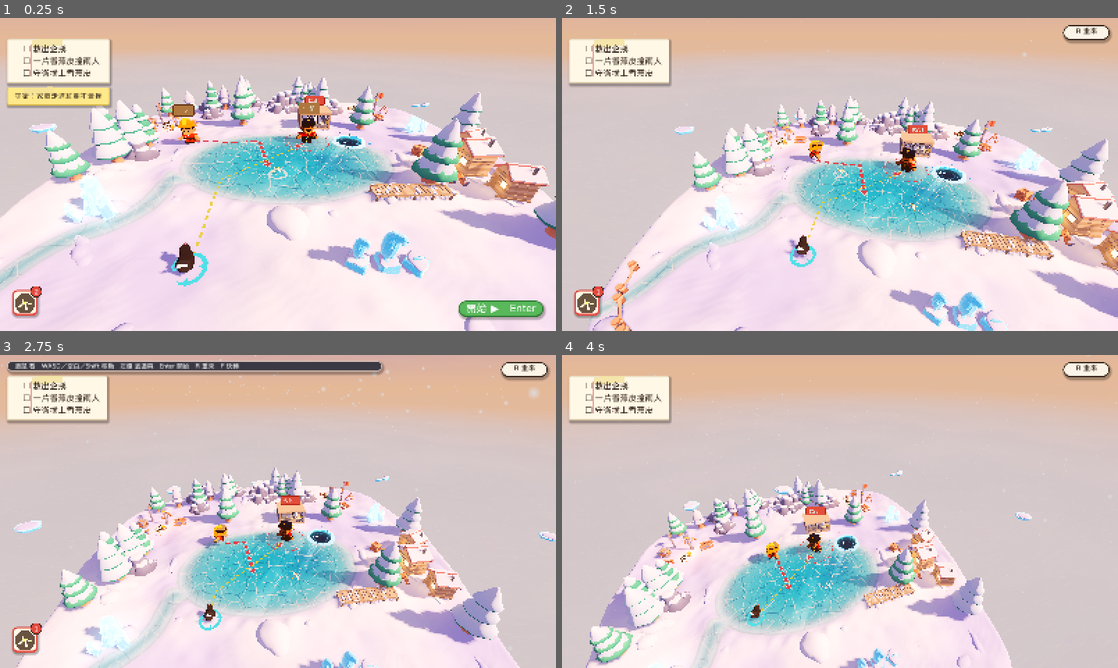
Above: before the commit, frames 1-4 (two rows, left to right).
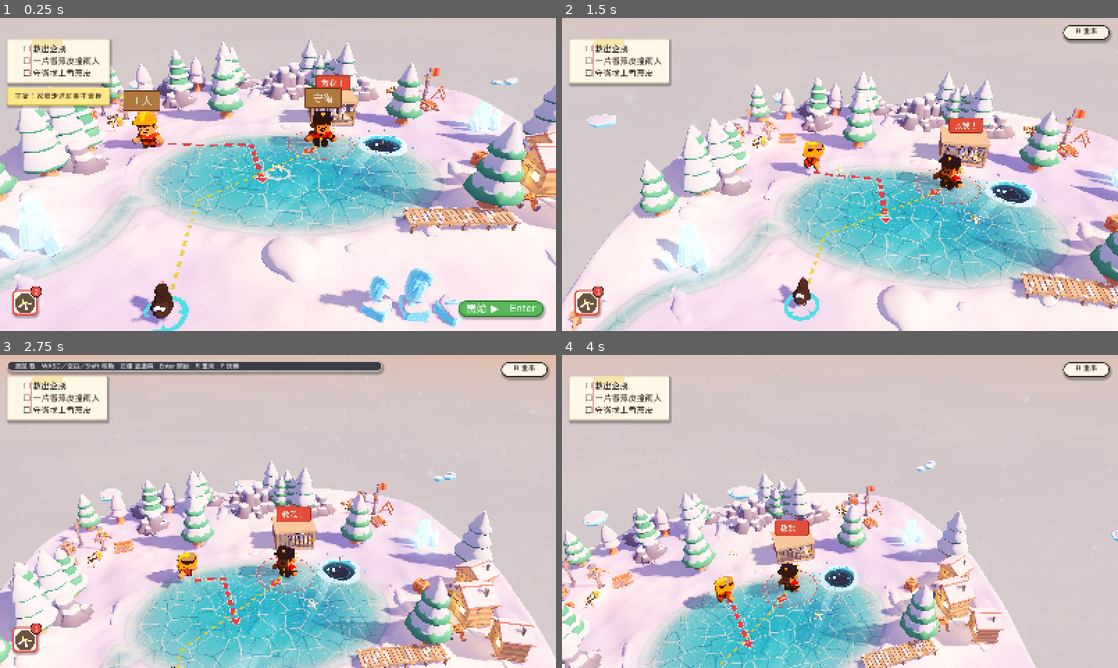
Above: after the commit, the same moments.

Repository: yoyoliu0927/funny-battle_3d
Game: Godot game, scene res://levels/ice/stage_10/stage.tscn
The game is run twice, just before and just after one commit, with the same random seed, the same clock (stepped at 60 frames per second) and the same inputs. This scene is started directly instead of the project's main scene.
Inputs (mouse positions are in pixels of both pictures, inside the frame that each line leads up to):
- Up to frame 1 (0.25 s): no input
- Up to frame 2 (1.5 s): tap Enter (battle_start) at 0.5 s; move the mouse to (867, 174) at 0.52 s; hold Enter (battle_start) 0.53-1.28 s; hold Space (fly_up) from 0.53 s (still down); click (867, 174) at 0.67 s; move the mouse to (812, 174) at 1.27 s; tap F at 1.35 s
- Up to frame 3 (2.75 s): keep holding Space (fly_up); move the mouse to (289, 505) at 2.02 s; hold H from 2.03 s (still down)
- Up to frame 4 (4 s): keep holding Space (fly_up); move the mouse to (834, 517) at 2.77 s; release H at 2.78 s; tap Tab at 2.85 s; click (834, 517) at 2.92 s; move the mouse to (878, 514) at 3.52 s; tap Q at 3.6 s

The runs differ from the first frame. In frame 1, 54% of the frame differs, in the area x 0-100%, y 0-100%; in frame 2, 53%; in frame 3, 50%; in frame 4, 45%.

Commit message:
冰雪島：鏡頭視角收窄到 45 度並退遠（冰湖佔畫面一半以上）、第 11 關擋住阿水的松樹畫成小樹、雪花靠近鏡頭淡出
- ice_world.gd 新增 camera_fov（只在關卡場景裡改玩家鏡頭，共用場景檔不動）和 low_pines
- 三關 camera_start / camera_look 重調；松樹位置和擋路範圍不變（玩法不變，回歸結果相同）
- 第一次進關的紅色標題往上移，不再蓋到籠子上的「救我！」

Co-Authored-By: Claude <noreply@anthropic.com>

Diff:
--- a/levels/ice/ice_world.gd
+++ b/levels/ice/ice_world.gd
@@ -22,6 +22,8 @@
 var snowman_nodes: Array = []
 ## 冰湖邊的松樹（裝飾，會擋路）：[Vector3, ...]
 var pines: Array = []
+## 要畫成小樹的松樹（pines 裡的序號）。擋路的範圍一樣大，只是矮一半，不會擋住站在後面的人
+var low_pines: Array = []
 ## 雪堆（不擋路）：滑出去停在雪堆旁的人會倒栽進去，只露出兩條腿。[Vector3, ...]
 var snow_piles: Array = []
 ## 工人的冰釣營地（純裝飾）：[{"pos": Vector3, "yaw": 弧度}]，通常放在工人出發點後面
@@ -40,6 +42,9 @@
 var zones: Array = []
 ## 這一關的時段：只換光線、天空、海的顏色。"morning" 早晨／"sunset" 黃昏／"dusk" 藍調傍晚
 var mood := "morning"
+## 玩家鏡頭的視角（度）。共用場景預設是 72（廣角，遠的東西會變很小）；
+## 救企鵝的關卡用 45 左右、鏡頭退遠一點，冰湖才會佔滿畫面中間，看起來像一個小模型。0 = 不改
+var camera_fov := 0.0
 ## 地圖的輪廓（不用設：預設照遊玩範圍算，再自動放大到包住湖、籠子、出發點）。
 ## 想調就給其中幾項：{"c": Vector2 中心, "rx": 橫向半徑, "rz": 縱向半徑, "seed": 亂數（邊緣的形狀）, "pow": 越大越方}
 var isle: Dictionary = {}
@@ -395,8 +400,8 @@
 		thin.append(_make_thin(s.center, float(s.r), root))
 	for p in snowmen:
 		_snowman(root, p)
-	for p in pines:
-		_pine(root, p)
+	for i in pines.size():
+		_pine(root, pines[i], low_pines.has(i))
 	for p in snow_piles:
 		# 雪堆（工人會倒栽進去的那種）：兩坨疊在一起，比岸邊的雪大
 		_drift(root, Vector3(p.x, height_at(p.x, p.z) - 0.05, p.z), "b", p.x, Vector3(1.75, 1.7, 1.75))
@@ -422,6 +427,12 @@
 		var n := find_child(nm, true, false) as Node3D
 		if n:
 			n.visible = false
+	# 鏡頭視角：只在這一關的場景裡改（共用的場景檔不動）
+	if camera_fov > 0.0:
+		var pl := get_node_or_null(player_path)
+		var cam := (pl.get_node_or_null("Head/Camera3D") if pl else null) as Camera3D
+		if cam:
+			cam.fov = camera_fov
 
 func _make_materials() -> void:
 	var md := _mood()
@@ -598,8 +609,8 @@
 	obstacles.append([Vector2(p.x, p.z), 0.6])
 
 ## 會擋路的雪松（Kenney Holiday Kit）
-func _pine(parent: Node3D, p: Vector3) -> void:
-	_prop(parent, KH + "tree-snow-a.glb", Vector3(p.x, height_at(p.x, p.z), p.z), p.x, 2.8)
+func _pine(parent: Node3D, p: Vector3, low := false) -> void:
+	_prop(parent, KH + "tree-snow-a.glb", Vector3(p.x, height_at(p.x, p.z), p.z), p.x, 1.45 if low else 2.8)
 	obstacles.append([Vector2(p.x, p.z), 0.7])
 
 ## 企鵝（Poly Pizza / sugamo，CC-BY）：高度 1，臉朝 +Z
@@ -976,6 +987,10 @@
 	m.billboard_keep_scale = true
 	m.albedo_color = Color(1, 1, 1, 0.85)
 	m.transparency = BaseMaterial3D.TRANSPARENCY_ALPHA
+	# 飄到鏡頭前面的雪花會變成一大團白光（特寫鏡頭尤其明顯）：靠近鏡頭 2.5 公尺內就淡出
+	m.distance_fade_mode = BaseMaterial3D.DISTANCE_FADE_PIXEL_ALPHA
+	m.distance_fade_min_distance = 2.5
+	m.distance_fade_max_distance = 6.0
 	var grad := Gradient.new()
 	grad.set_color(0, Color(1, 1, 1, 1))
 	grad.set_color(1, Color(1, 1, 1, 0))
--- a/levels/ice/rescue_battle.gd
+++ b/levels/ice/rescue_battle.gd
@@ -229,7 +229,7 @@
 	_goal_label.add_theme_font_size_override("font_size", 50)
 	UISkin.ribbon(_goal_label)
 	_goal_label.set_anchors_and_offsets_preset(Control.PRESET_CENTER_TOP)
-	_goal_label.offset_top = 100
+	_goal_label.offset_top = 26   # 貼著畫面上緣：鏡頭收窄後籠子在畫面上方，標題再低就會蓋到「救我！」
 	_goal_label.grow_horizontal = Control.GROW_DIRECTION_BOTH
 	_goal_label.horizontal_alignment = HORIZONTAL_ALIGNMENT_CENTER
 	_list_layer.add_child(_goal_label)
--- a/levels/ice/stage_10/world.gd
+++ b/levels/ice/stage_10/world.gd
@@ -6,9 +6,10 @@
 	play_min = Vector2(-20.0, -23.0)
 	play_max = Vector2(20.0, 18.0)
 	hero_start = Vector3(-6.0, 0.0, 9.5)
-	# 鏡頭：家豪在畫面下方約 3/4 高、冰湖在中間、遠處看得到島緣和天空（camera_look 的 y 只用來調俯角）
-	camera_start = Vector3(-1.5, 8.3, 16.5)
-	camera_look = Vector3(-1.0, -3.2, -2.0)
+	# 鏡頭：視角收窄到 45 度、退遠一點（像看一個小模型）。家豪在畫面最下面、籠子在最上面、冰湖佔中間一半以上
+	camera_start = Vector3(-1.5, 11.0, 20.3)
+	camera_look = Vector3(-1.0, -1.4, -1.6)
+	camera_fov = 45.0
 	mood = "sunset"
 	cage = Vector3(4.0, 0.0, -11.8)
 	bird_path = [Vector3(-6.0, 0, 1.0), Vector3(1.0, 0, -5.0), Vector3(4.0, 0, -9.0)]
--- a/levels/ice/stage_11/world.gd
+++ b/levels/ice/stage_11/world.gd
@@ -7,9 +7,10 @@
 	play_min = Vector2(-20.0, -23.0)
 	play_max = Vector2(20.0, 18.0)
 	hero_start = Vector3(0.0, 0.0, 7.0)
-	# 鏡頭：家豪在畫面下方約 3/4 高、冰湖在中間、遠處看得到島緣和天空（camera_look 的 y 只用來調俯角）
-	camera_start = Vector3(-1.0, 8.3, 14.0)
-	camera_look = Vector3(-1.5, -3.2, -4.5)
+	# 鏡頭：視角收窄到 45 度、退遠一點（像看一個小模型）。家豪在畫面最下面、籠子在最上面、冰湖佔中間一半以上
+	camera_start = Vector3(-1.0, 11.0, 18.0)
+	camera_look = Vector3(-1.5, -1.4, -3.6)
+	camera_fov = 45.0
 	mood = "dusk"
 	cage = Vector3(0.0, 0.0, -11.8)
 	bird_path = [Vector3(0.0, 0, 4.0), Vector3(0.0, 0, -9.4)]
@@ -18,6 +19,8 @@
 	ponds = [{"center": Vector2(7.6, -6.5), "r": 1.4}]
 	snowmen = [Vector3(4.8, 0, -7.7)]
 	pines = [Vector3(-6.0, 0, -12.5), Vector3(6.0, 0, -13.0), Vector3(11.5, 0, -1.0)]
+	# 東北那棵就在阿水出發點前面：畫成小樹，從鏡頭看過去才不會把他整個擋住（擋路的範圍不變，玩法一樣）
+	low_pines = [1]
 	# ---- 以下都是外觀（不影響玩法）
 	isle = {"seed": 7.9, "c": Vector2(0.0, -4.0), "rz": 19.5}   # 地圖的輪廓：南邊（鏡頭這一側）收短一點，其他照遊玩範圍
 	# 裝飾要讓開的路線（兩個工人的紅線、滑出去的方向）
--- a/levels/ice/stage_9/world.gd
+++ b/levels/ice/stage_9/world.gd
@@ -6,9 +6,10 @@
 	play_min = Vector2(-20.0, -23.0)
 	play_max = Vector2(20.0, 18.0)
 	hero_start = Vector3(0.0, 0.0, 9.5)
-	# 鏡頭：家豪在畫面下方約 3/4 高、冰湖在中間、遠處看得到島緣和天空（camera_look 的 y 只用來調俯角）
-	camera_start = Vector3(0.5, 8.3, 16.5)
-	camera_look = Vector3(0.5, -2.95, -1.5)
+	# 鏡頭：視角收窄到 45 度、退遠一點（像看一個小模型）。家豪在畫面最下面、籠子在最上面、冰湖佔中間一半以上
+	camera_start = Vector3(0.5, 11.0, 20.3)
+	camera_look = Vector3(0.5, -1.4, -1.2)
+	camera_fov = 45.0
 	mood = "morning"
 	cage = Vector3(0.0, 0.0, -11.6)
 	bird_path = [Vector3(0.0, 0, 6.0), Vector3(0.0, 0, -9.2)]
